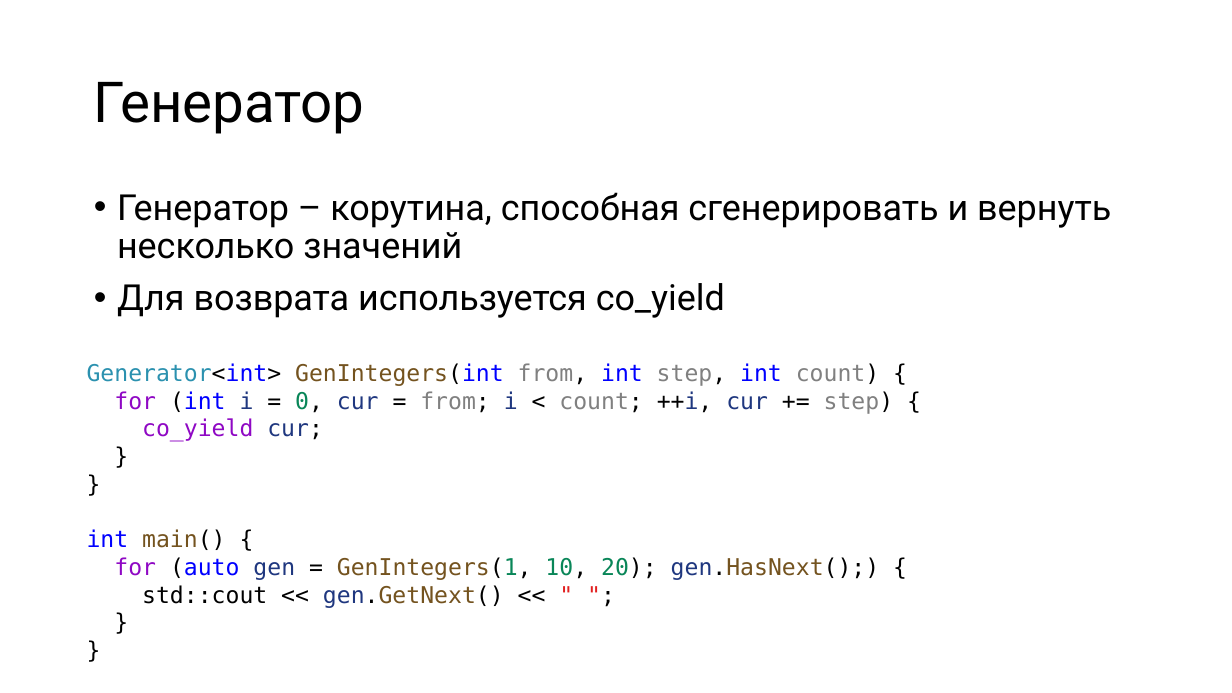
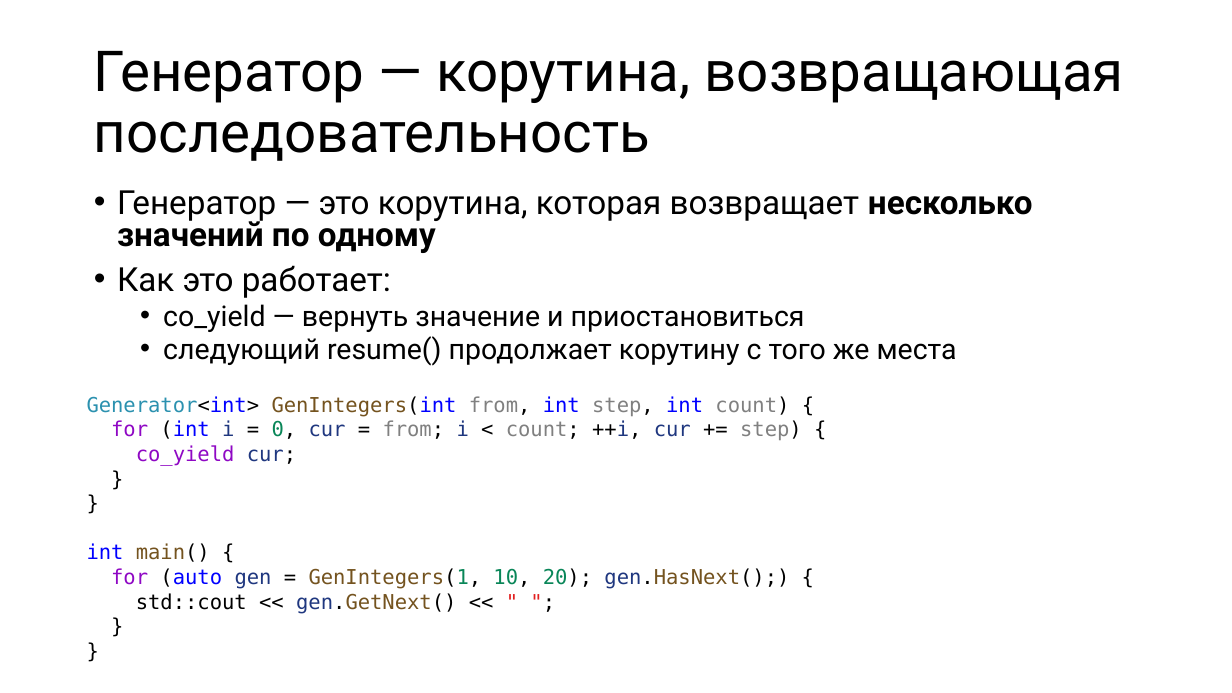
Before and after one commit to alexey-malov/pc, a slide deck: slide 38 of lectures/12/Coroutines.pptx (slide 33 before the commit). Drawn at 1232x693 pixels with LibreOffice and Linux fonts; fonts in the diff are those of the drawing. Boxes give left, top, right and bottom in pixels: in the first picture for what was removed or moved away, otherwise in the second. Text is boxed around its words. In the diff, an @@ line names an element or a change of style, - is before the commit and + after.

Commit message:
Обновил лекцию по корутинам

```diff
--- a/lectures/12/Coroutines.pptx
+++ b/lectures/12/Coroutines.pptx
@@ title at box(94, 51, 1124, 161): text changed @@
-Генератор
+Генератор — корутина, возвращающая последовательность
@@ text at box(117, 190, 1033, 366): text changed; size 28 to 22.2 pt @@
-• Генератор – корутина, способная сгенерировать и вернуть несколько значений
-• Для возврата используется co_yield
+• Генератор — это корутина, которая возвращает несколько значений по одному
+• Как это работает:
+  • co_yield — вернуть значение и приостановиться
+  • следующий resume() продолжает корутину с того же места
@@ text "Generator<int> GenIntegers(int from, int step, ...": place and size @@
-text "Generator<int> GenIntegers(int from, int step, ..." at box(87, 363, 894, 608)
+text "Generator<int> GenIntegers(int from, int step, ..." at box(87, 396, 802, 614)
@@ text "Generator<int> GenIntegers(int from, int step, ..." at box(87, 396, 802, 614): size 18 to 16 pt @@
```
Also in this commit, not shown: 24 other slides changed, 8 slides added, 2 slides removed, 1 other file.
